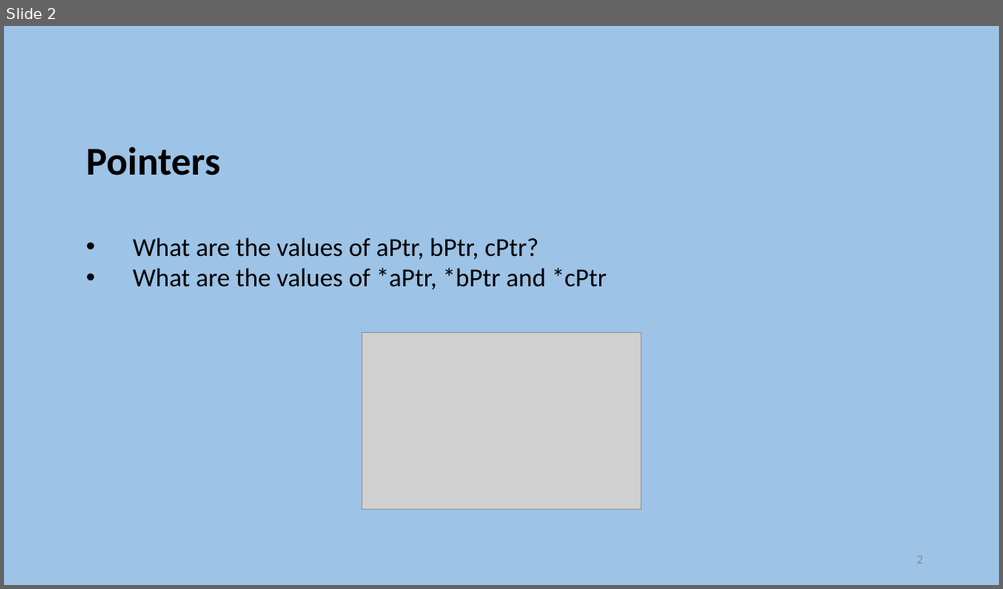
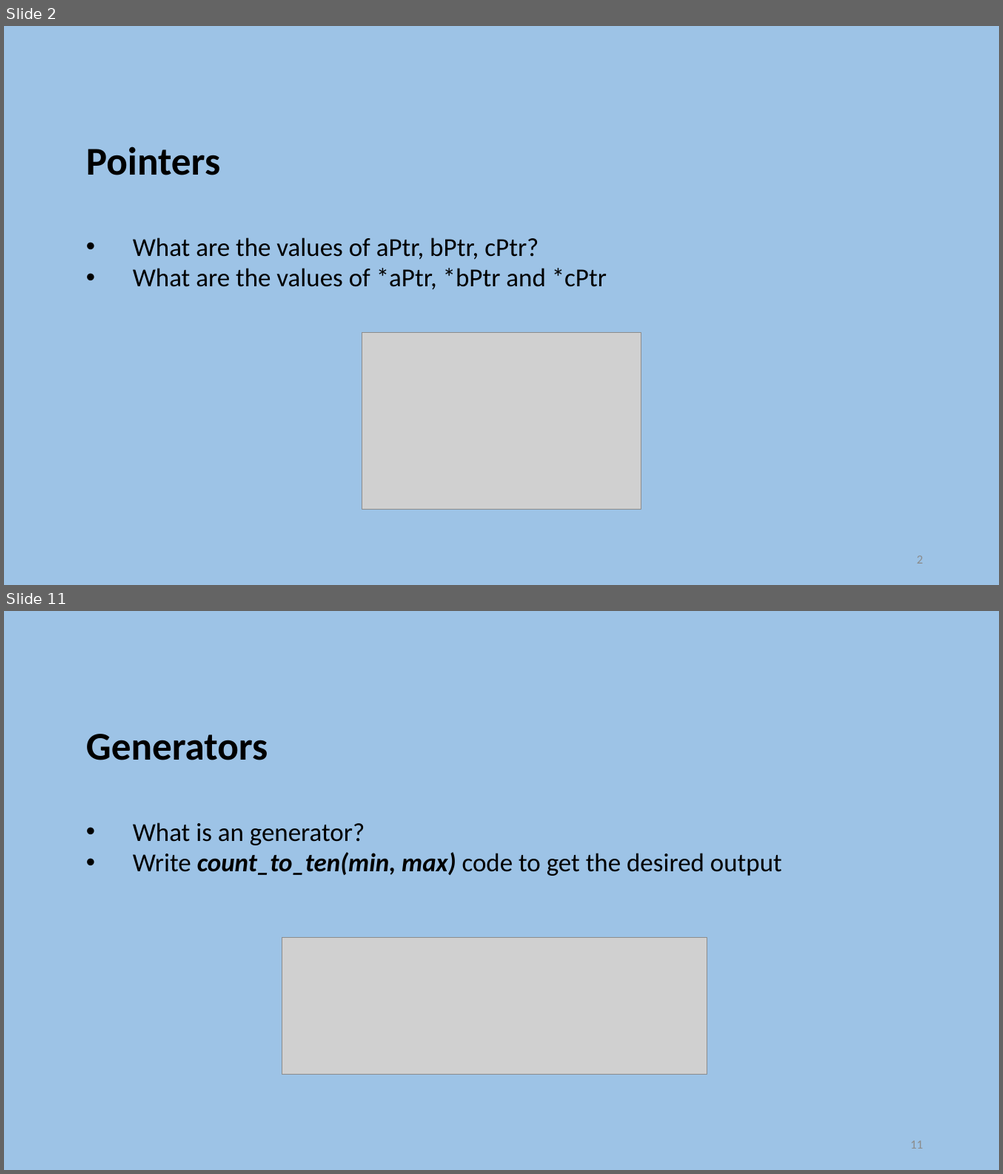
Before and after one commit to szetko/course-materials, a slide deck: Programming 4/Exam Preparation/Exam Preparation.pptx. Shown one above the other, each under a label of ours: slide 2 before the commit, slides 2 and 11 after it; the slides between them are not shown. The pictures are 1003x589 and 1003x1174 pixels, drawn with LibreOffice and Linux fonts; fonts in the diff are those of the drawing; grey boxes stand for pictures. Boxes give left, top, right and bottom in pixels: in the first picture for what was removed or moved away, otherwise in the second. Text is boxed around its words. In the diff, an @@ line names an element or a change of style, - is before the commit and + after.

```diff
--- a/Programming 4/Exam Preparation/Exam Preparation.pptx
+++ b/Programming 4/Exam Preparation/Exam Preparation.pptx
@@ slide 11 added at [4, 611, 999, 1170], background #9DC3E6 @@
@@ text added at [86, 734, 782, 876], 25 pt, text #000000 @@
+Generators
+    • What is an generator?
+    • Write count_to_ten(min, max) code to get the desired output
@@ picture added at [282, 938, 706, 1074] @@
@@ page number added at [910, 1141, 922, 1149], 12 pt, text #8C8C8C @@
+11
```
Also in this commit, not shown: 2 slides changed, 8 other slides added, 8 slides removed, 2 other files.
